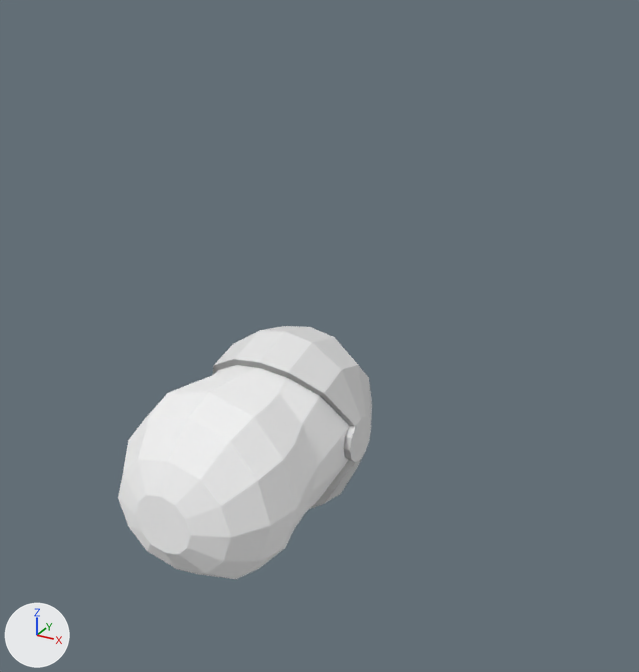
The glTF model src/assets/player.gltf, before and after one commit.
Camera for both pictures: a 50 mm lens placed at (18.5, -30.5, 24.1), pointed at (1.8, -0.1, 8.9). Every picture has the same lights, and +X, +Y and +Z are marked at lower left. Where no turn or scale is listed for an object, it has been applied to the vertices. Vertices at the same position are counted once.

The first picture shows 'glass', 'helmet'.
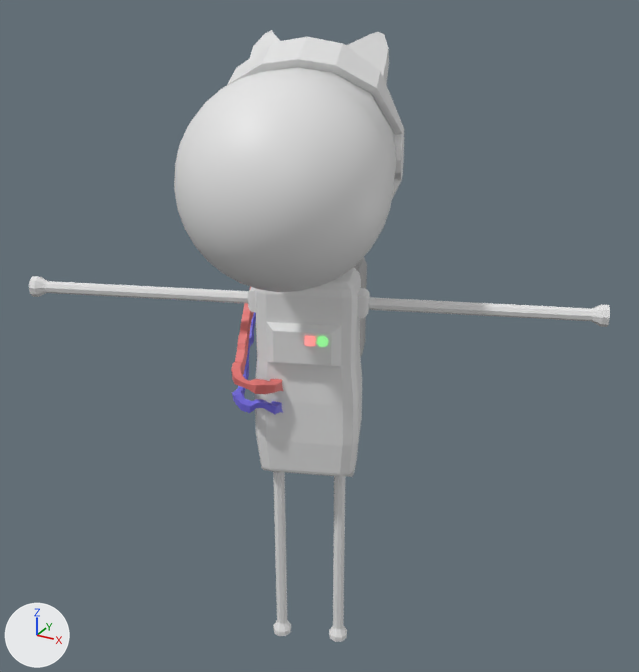
Diff of the bpy script that builds the scene:
```diff
--- a/src/assets/player.gltf.py
+++ b/src/assets/player.gltf.py
@@ mat_материал_001 @@
 mat_материал_001 = principled_material('Материал.001')
-mat_материал_001.base_color = (1.0, 1.0, 1.0)  # white #ffffff
+mat_материал_001.base_color = (0.8, 0.8, 0.8)  # white #e7e7e7
 mat_материал_001.metallic = 1.0
-mat_материал_001.roughness = 1.0
+mat_материал_001.emission_strength = 1.0
@@ me_сфера @@
 # used by ob_helmet; location = (0.0, -1.28, 4.96); rotation_euler = (0.0, 1.571, 0.0), in degrees (0, 90, 0)
-me_сфера.from_pydata(...)  # 138 vertices, 272 faces; spans x -3.74..4.97, y -0.89..5.64, z -3.76..3.76
+me_сфера.from_pydata(...)  # 170 vertices, 336 faces; spans x -3.11..4.95, y -2.27..5.73, z 8.43..17.14
+# me_сфера part 1: 170 vertices added at x -3.11..4.95, y -2.27..5.73, z 8.43..17.14
+# me_сфера part 2: 138 vertices removed from x -3.74..4.97, y -0.89..5.64, z -3.76..3.76
+me_сфера.materials.append(mat_глаз)  # white #e7e7e7
@@ me_куб_015 @@
+me_куб_015.from_pydata([(1.833, -1.456, 5.609), (1.833, -1.456, 5.194), (1.869, -1.548, 5.194), (1.869, -1.548, 5.609), (2.221, -1.308, 5.609), (2.221, -1.308, 5.194), (2.257, -1.401, 5.609), (2.257, -1.401, 5.194)], [], [(0, 1, 2), (0, 2, 3), (4, 5, 1), (4, 1, 0), (6, 7, 5), (6, 5, 4), (3, 2, 7), (3, 7, 6), (2, 1, 5), (2, 5, 7), (6, 4, 0), (6, 0, 3)])
+me_куб_015.materials.append(mat_материал_007)  # white #e7e7e7
@@ ob_helmet @@
 ob_helmet = bpy.data.objects.new('helmet', me_сфера)
-ob_helmet.location = (0.0, -1.28, 4.96)
-ob_helmet.rotation_euler = (0.0, 1.571, 0.0)  # degrees (0, 90, 0)
+ob_helmet.location = (0.0, 0.0, 3.85)
@@ ob_glass @@
-ob_glass = bpy.data.objects.new('glass', me_сфера_001)
@@ ob_pipe2 @@
+ob_pipe2 = bpy.data.objects.new('pipe2', me_куб_014)  # 120 vertices, 236 faces; spans x -2.75..0.8, y -2.86..2.31, z 1.66..5.47; in mat_материал_005 (blue #776fe7)
+ob_pipe2.location = (0.0, 0.0, 3.85)
@@ ob_pipe1 @@
+ob_pipe1 = bpy.data.objects.new('pipe1', me_куб_013)  # 120 vertices, 236 faces; spans x -2.75..0.8, y -2.79..2.31, z 2.71..6.51; in mat_материал_004 (pink #e77875)
+ob_pipe1.location = (0.0, 0.0, 3.85)
@@ ob_hand_r @@
+ob_hand_r = bpy.data.objects.new('hand_r', me_цилиндр_004)  # 126 vertices, 248 faces; spans x 2.98..12.78, y 0.7..5.01, z 6.02..6.92; in mat_глаз (white #e7e7e7)
+ob_hand_r.location = (0.0, 0.0, 3.85)
@@ ob_hand_l @@
+ob_hand_l = bpy.data.objects.new('hand_l', me_цилиндр_003)  # 126 vertices, 248 faces; spans x -10.63..-0.83, y -4.63..-0.32, z 6.02..6.92; in mat_глаз (white #e7e7e7)
+ob_hand_l.location = (0.0, 0.0, 3.85)
@@ ob_glass2 @@
+ob_glass2 = bpy.data.objects.new('glass2', me_сфера_002)  # 834 vertices, 1664 faces; spans x -2.0..6.71, y -8.56..0.96, z 9.1..16.56
+ob_glass2.location = (0.0, 0.0, 3.85)
@@ ob_foot_r @@
+ob_foot_r = bpy.data.objects.new('foot_r', me_цилиндр_006)  # 117 vertices, 230 faces; spans x 1.96..2.86, y 0.23..1.14, z -11.66..-1.45; in mat_глаз (white #e7e7e7)
+ob_foot_r.location = (0.0, 0.0, 3.85)
@@ ob_foot_l @@
+ob_foot_l = bpy.data.objects.new('foot_l', me_цилиндр_005)  # 108 vertices, 212 faces; spans x -0.71..0.19, y -0.79..0.13, z -11.66..-1.45; in mat_глаз (white #e7e7e7)
+ob_foot_l.location = (0.0, 0.0, 3.85)
@@ ob_button2 @@
+ob_button2 = bpy.data.objects.new('button2', me_цилиндр)  # 28 vertices, 52 faces; spans x 2.293..2.764, y -1.382..-1.107, z 5.175..5.645; in mat_материал_001 (white #e7e7e7)
+ob_button2.location = (0.0, 0.0, 3.85)
@@ ob_button1 @@
+ob_button1 = bpy.data.objects.new('button1', me_куб_015)
+ob_button1.location = (0.0, 0.0, 3.85)
@@ ob_body @@
+ob_body = bpy.data.objects.new('body', me_куб_003_1)  # 352 vertices, 700 faces; spans x -1.44..3.58, y -1.95..2.21, z -1.86..8.73; in mat_глаз (white #e7e7e7)
+ob_body.location = (0.0, 0.0, 3.85)
@@ ob_backpack @@
+ob_backpack = bpy.data.objects.new('backpack', me_куб_001_1)  # 100 vertices, 196 faces; spans x -2.15..2.37, y 1.02..4.41, z 2.63..10.82; in mat_материал_006 (grey #adadad)
+ob_backpack.location = (0.0, 0.0, 3.85)
```

Pixel boxes [x1, y1, x2, y2] of what changed, in the pictures (639 x 672 px):
'glass2', added: after [174, 67, 396, 292]
'glass', deleted: before [118, 365, 349, 579]
'body', added: after [248, 267, 370, 477]
'helmet', reshaped, moved, turned: before [213, 326, 372, 509]; after [227, 30, 404, 199]
'hand_r', added: after [368, 297, 610, 327]
'hand_l', added: after [29, 276, 249, 303]
'foot_r', added: after [329, 476, 347, 642]
'foot_l', added: after [273, 472, 291, 636]
'pipe1', added (pink): after [231, 287, 283, 394]
'pipe2', added (blue): after [232, 312, 283, 414]
'backpack', added: after [354, 257, 367, 356]
'button1', added: after [305, 336, 315, 346]
'button2', added: after [317, 336, 328, 347]
part 1 of me_сфера, added: after [227, 30, 404, 199]
part 2 of me_сфера, deleted: before [213, 326, 372, 509]
